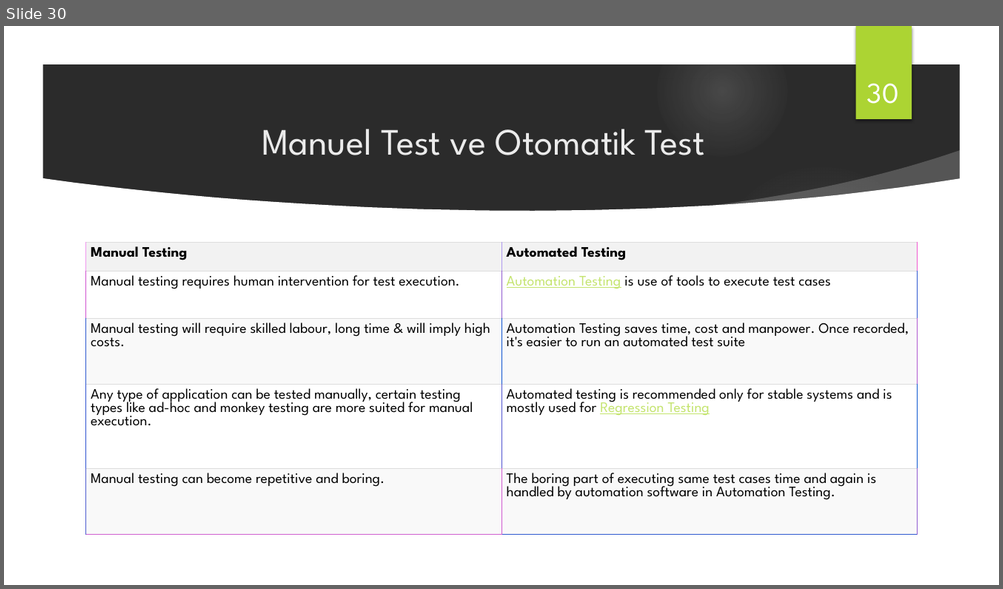
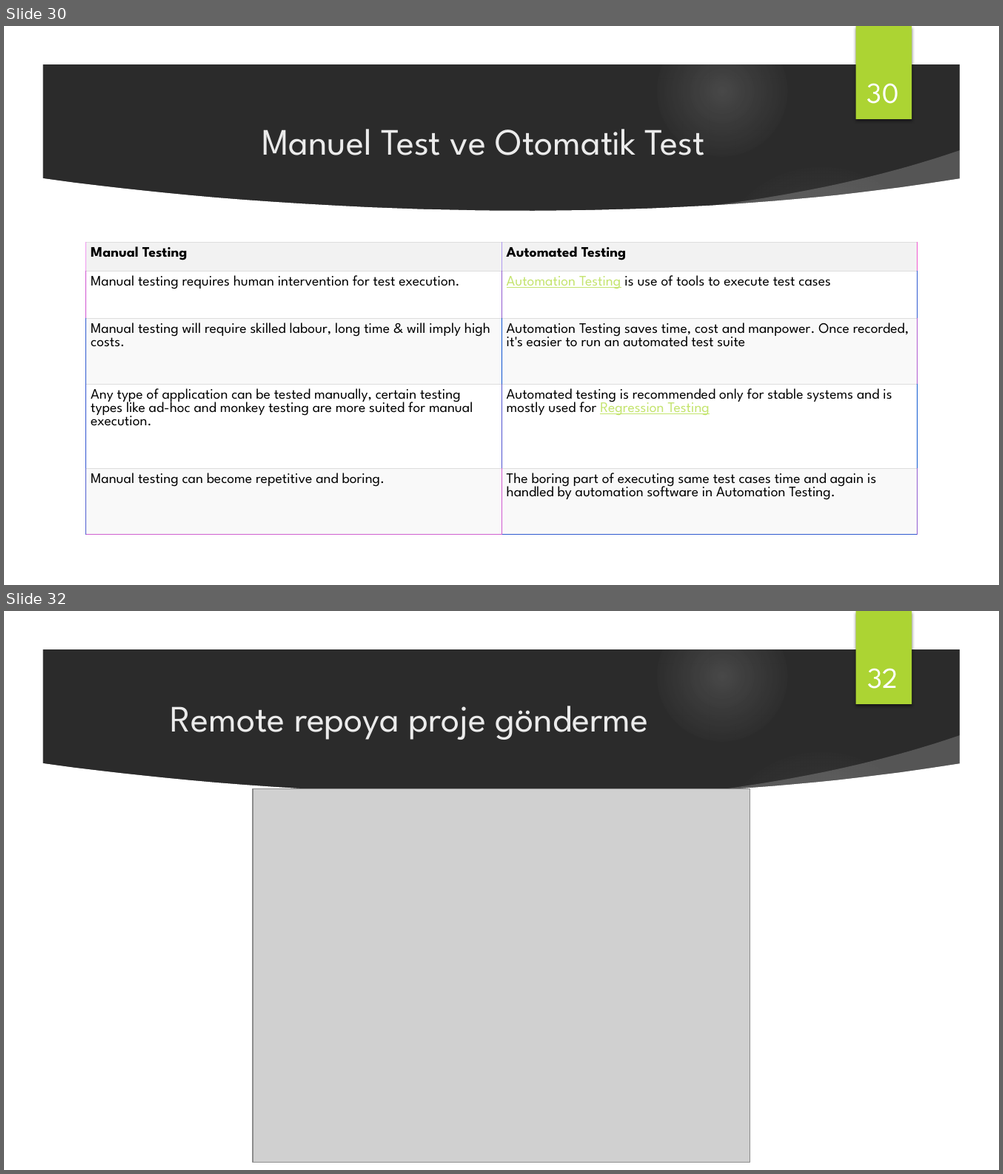
Before and after one commit to handanyarici/Medipol_SoftwareTesting_2020, a slide deck: 1 - Yazılım Teste Giris/Yazılım Testi ve Otomasyonu_w1.pptx. Shown one above the other, each under a label of ours: slide 30 before the commit, slides 30 and 32 after it; the slides between them are not shown. The pictures are 1003x589 and 1003x1174 pixels, drawn with LibreOffice and Linux fonts; fonts in the diff are those of the drawing; grey boxes stand for pictures; background and template pictures are left out; a plain dark background stands for a picture behind light text. Boxes give left, top, right and bottom in pixels: in the first picture for what was removed or moved away, otherwise in the second. Text is boxed around its words. In the diff, an @@ line names an element or a change of style, - is before the commit and + after.

```diff
--- a/1 - Yazılım Teste Giris/Yazılım Testi ve Otomasyonu_w1.pptx
+++ b/1 - Yazılım Teste Giris/Yazılım Testi ve Otomasyonu_w1.pptx
@@ slide 32 added at [4,611,999,1170], background picture (left out); not listed: 9 template elements that a slide beside it also shows @@
@@ page number added at [868,668,898,689], 28 pt, text #FFFFFF @@
+32
@@ title added at [170,706,649,740], 36 pt, text #EBEBEB @@
+Remote repoya proje gönderme
@@ picture added at [253,789,750,1163] @@
```
Also in this commit, not shown: 1 slide changed, 2 other slides added.
